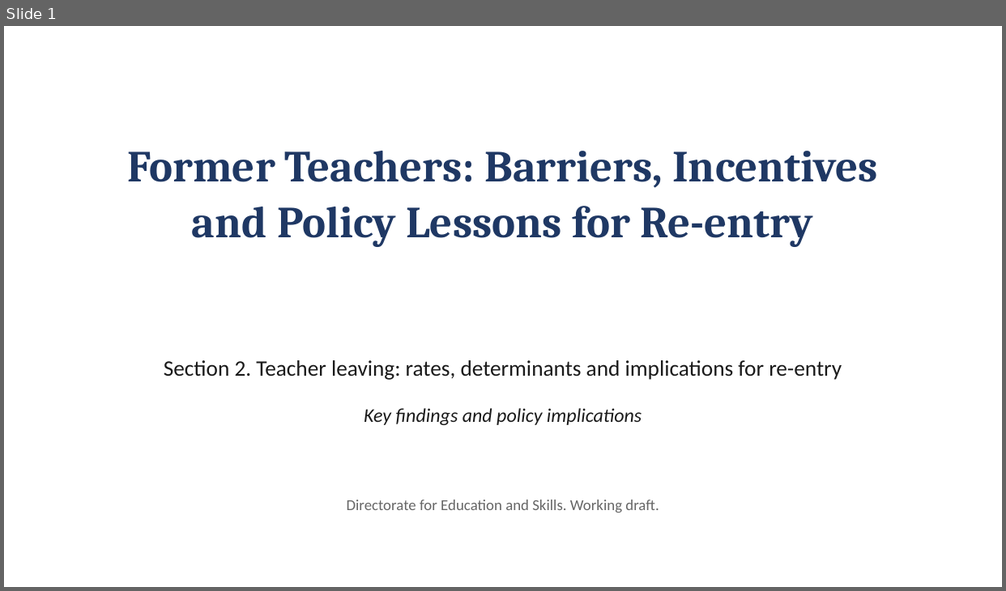
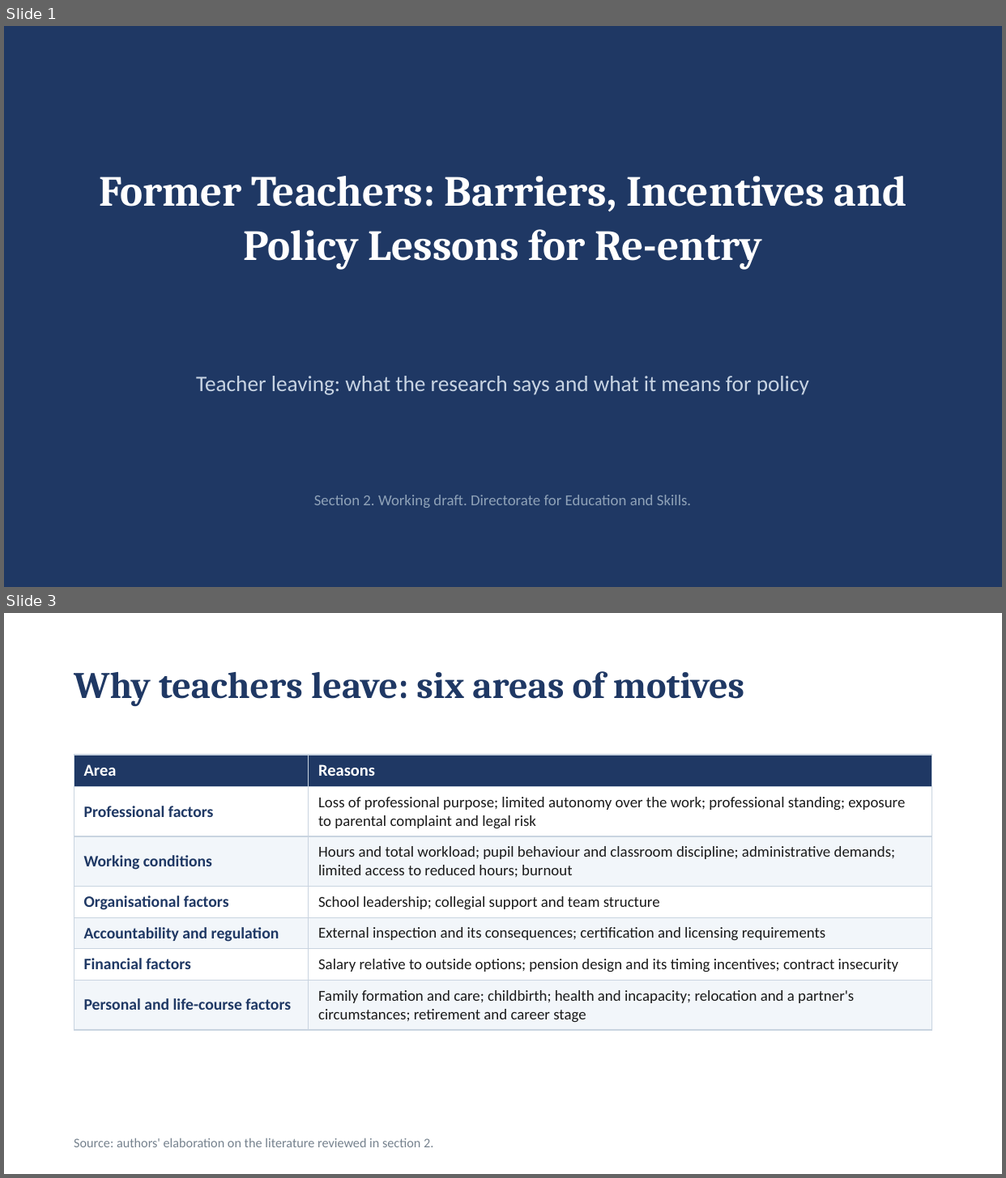
Before and after one commit to jedr1-ship-it/Former-Teachers, a slide deck: Former_Teachers_key_messages.pptx. Shown one above the other, each under a label of ours: slide 1 before the commit, slides 1 and 3 after it; the slides between them are not shown. The pictures are 1006x591 and 1006x1178 pixels, drawn with LibreOffice and Linux fonts; fonts in the diff are those of the drawing. Boxes give left, top, right and bottom in pixels: in the first picture for what was removed or moved away, otherwise in the second. Text is boxed around its words. In the diff, an @@ line names an element or a change of style, - is before the commit and + after.

```diff
--- a/Former_Teachers_key_messages.pptx
+++ b/Former_Teachers_key_messages.pptx
@@ slide 3 added at <box>4,613,1002,1174</box>, background #FFFFFF @@
@@ text added at <box>74,671,744,706</box>, 27 pt, text #1F3864, bold @@
+Why teachers leave: six areas of motives
@@ table added at <box>74,755,932,1026</box>, 7 rows, 2 columns @@
+Area | Reasons
+Professional factors | Loss of professional purpose; limited autonomy over the work; professional standing; exposure to parental complaint and legal risk
+Working conditions | Hours and total workload; pupil behaviour and classroom discipline; administrative demands; limited access to reduced hours; burnout
+Organisational factors | School leadership; collegial support and team structure
+Accountability and regulation | External inspection and its consequences; certification and licensing requirements
+Financial factors | Salary relative to outside options; pension design and its timing incentives; contract insecurity
+Personal and life-course factors | Family formation and care; childbirth; health and incapacity; relocation and a partner's circumstances; retirement and career stage
@@ text added at <box>74,1139,433,1148</box>, 9.5 pt, text #76828E @@
+Source: authors' elaboration on the literature reviewed in section 2.
@@ slide 1 changed as well @@
@@ background #FFFFFF to #1F3864 @@
@@ text "Former Teachers: Barriers, Incentives and ...": place and size @@
-text "Former Teachers: Barriers, Incentives and ..." at <box>128,151,877,247</box>
+text "Former Teachers: Barriers, Incentives and ..." at <box>99,176,907,269</box>
@@ text "Former Teachers: Barriers, Incentives and ..." at <box>99,176,907,269</box>: size 32 to 31 pt, text colour #1F3864 to #FFFFFF; line spacing 40pt to 39pt @@
@@ text at <box>196,376,809,395</box>: text changed; text colour #1A1A1A to #C7D3E2 @@
-Section 2. Teacher leaving: rates, determinants and implications for re-entry
+Teacher leaving: what the research says and what it means for policy
@@ text removed at <box>364,408,641,425</box> @@
-Key findings and policy implications
@@ text at <box>314,495,691,508</box>: text changed; text colour #666666 to #8FA2B8 @@
-Directorate for Education and Skills. Working draft.
+Section 2. Working draft. Directorate for Education and Skills.
```
Also in this commit, not shown: 1 other slide changed, 4 other slides added, 5 slides removed.
